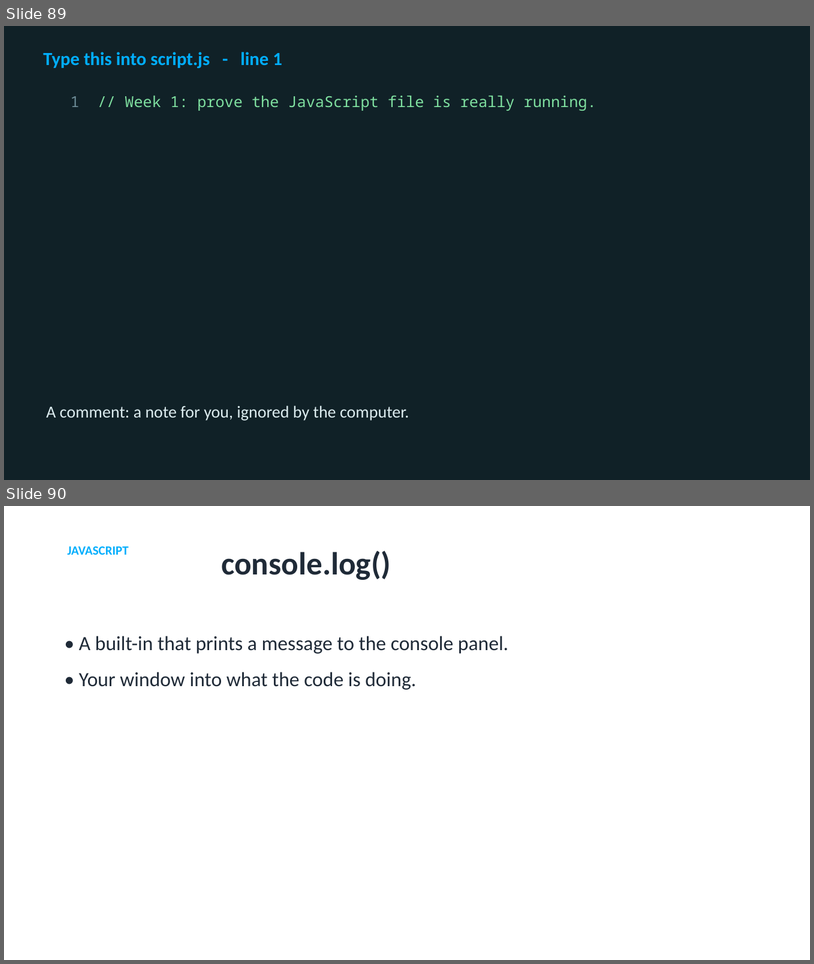
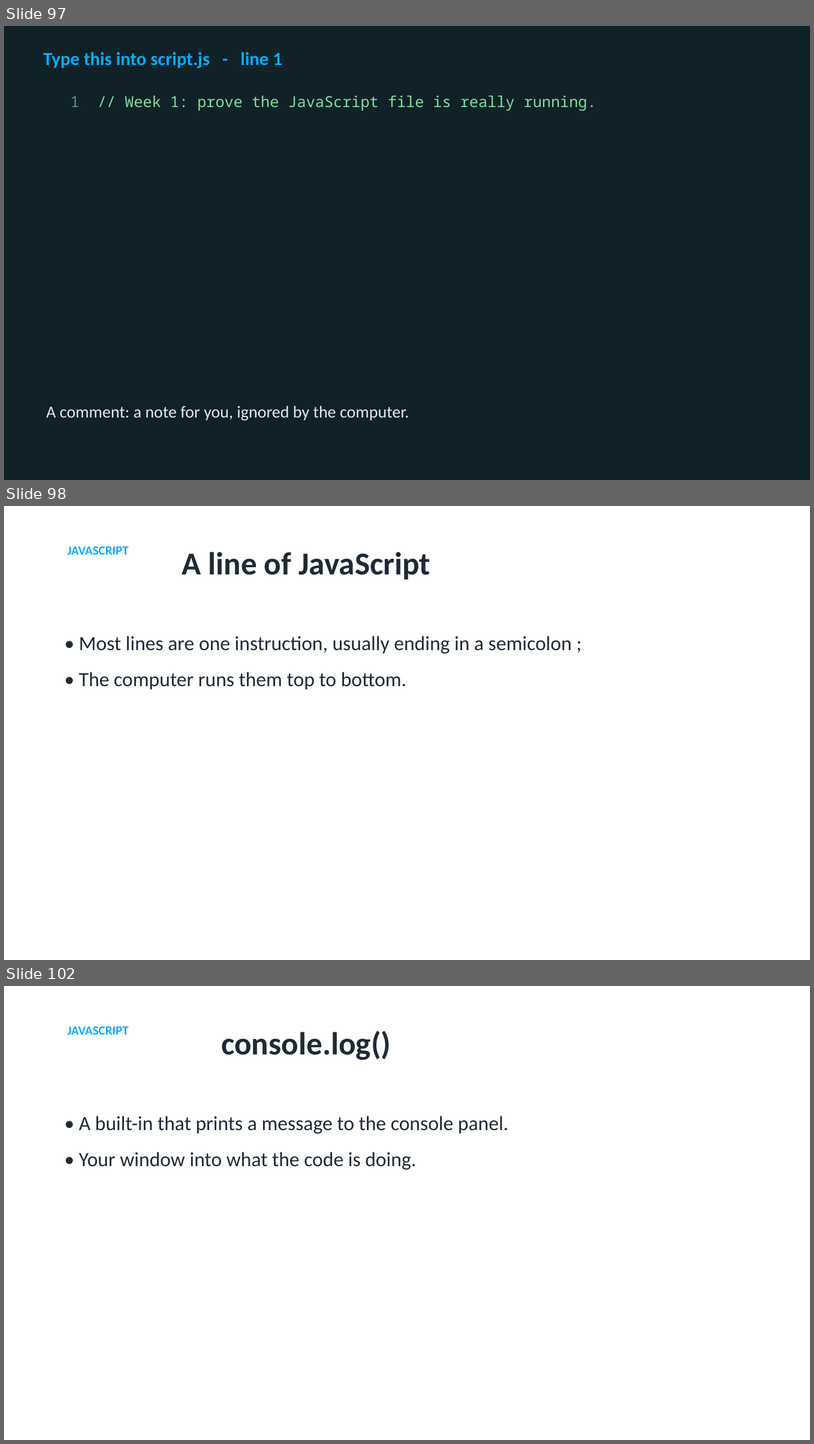
Before and after one commit to utgapps/utgapps.github.io, a slide deck: ai101/slides/week-01.pptx. Shown one above the other, each under a label of ours: slides 89 and 90 before the commit, slides 97, 98 and 102 after it; the slides between them are not shown. The pictures are 814x964 and 814x1444 pixels, drawn with LibreOffice and Linux fonts; fonts in the diff are those of the drawing. Boxes give left, top, right and bottom in pixels: in the first picture for what was removed or moved away, otherwise in the second. Text is boxed around its words. In the diff, an @@ line names an element or a change of style, - is before the commit and + after.

```diff
--- a/ai101/slides/week-01.pptx
+++ b/ai101/slides/week-01.pptx
@@ slide 98 added at bbox=[4, 506, 810, 960], background #FFFFFF @@
@@ text added at bbox=[68, 546, 129, 555], 15 pt, text #01AEFD, bold @@
+JAVASCRIPT
@@ title added at bbox=[182, 552, 431, 580], 38 pt, text #1F2A37, bold @@
+A line of JavaScript
@@ text added at bbox=[79, 636, 572, 690], 24 pt, text #1F2A37 @@
+• Most lines are one instruction, usually ending in a semicolon ;
+• The computer runs them top to bottom.
@@ what was slide 89 is now slide 97 @@
@@ what was slide 90 is now slide 102 @@
```
Also in this commit, not shown: 11 other slides added, 19 other files.
